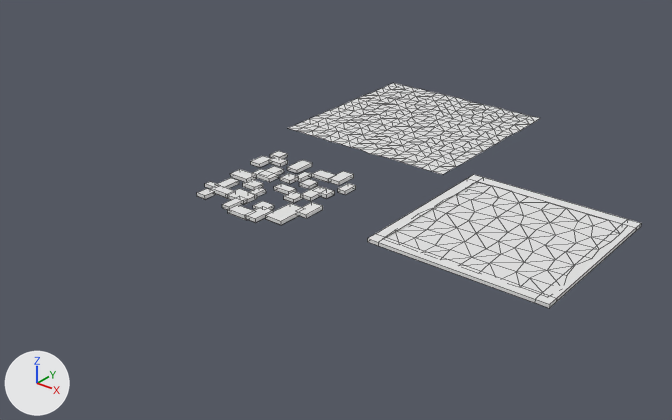
One commit to the Blender file Art/Floor.blend: the scene before it, then after it.
Rendered twice from a camera (50 mm lens) standing at (84.1, -92.0, 56.8) and looking at (9.4, 1.4, -1.1). Every picture has the same lights, and +X, +Y and +Z are marked at lower left. Mesh edges are drawn as thin lines.

Names of what the first picture shows: 'Cube', 'Ground1', 'Ground2', 'Ground3'.
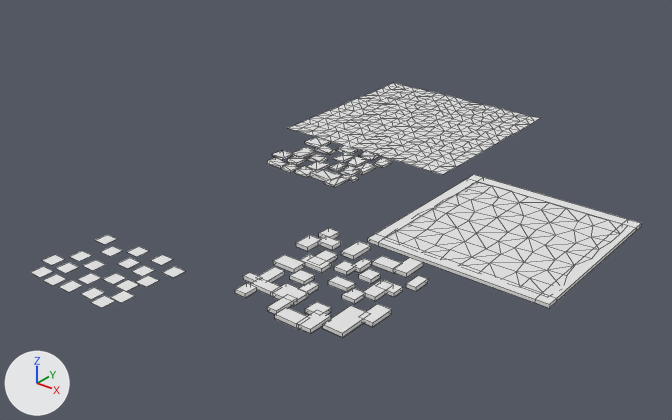
Where the change shows, as pixel boxes (x1, y1, x2, y2) in the pictures (672 x 420 px):
'Ground3', moved
    before: (197, 151, 356, 225)
    after: (235, 228, 428, 337)
'Plane.001', added
    after: (267, 137, 392, 187)
'Plane.040', added
    after: (91, 295, 115, 308)
'Plane.026', added
    after: (111, 290, 134, 303)
'Plane.034', added
    after: (81, 287, 105, 299)
'Plane.041', added
    after: (116, 280, 139, 291)
'Plane.032', added
    after: (59, 280, 83, 292)
'Plane.027', added
    after: (78, 273, 101, 284)
'Plane.039', added
    after: (43, 274, 66, 285)
'Plane.023', added
    after: (103, 273, 126, 284)
'Plane.024', added
    after: (136, 275, 159, 287)
'Plane.033', added
    after: (132, 265, 154, 276)
'Plane.025', added
    after: (162, 266, 185, 277)
'Plane.031', added
    after: (56, 262, 78, 273)
'Plane.038', added
    after: (30, 266, 53, 277)
'Plane.021', added
    after: (117, 258, 140, 269)
'Plane.028', added
    after: (83, 260, 106, 270)
'Plane.022', added
    after: (151, 254, 173, 265)
'Plane.035', added
    after: (69, 251, 92, 261)
'Plane.037', added
    after: (42, 255, 64, 265)
'Plane.030', added
    after: (128, 246, 148, 257)
'Plane.029', added
    after: (101, 246, 123, 256)
'Plane.036', added
    after: (96, 235, 116, 244)

What changed in the scene script:
```text
Add me_plane_044:
    me_plane_044.from_pydata(...)  # 168 vertices, 249 faces; spans x -6.12..2.48, y -1.5..8.37, z 0.0..0.56
Add me_plane_043:
    me_plane_043.from_pydata([(-1.0, -1.0, 0.0), (1.0, -1.0, 0.0), (-1.0, 1.0, 0.0), (1.0, 1.0, 0.0)], [], [(0, 1, 3, 2)])
Change ob_ground3:
    ob_ground3.location: (-8.3, -5.6, -0.1) -> (15.0, -21.7, -0.1)
Add ob_plane_001:
    ob_plane_001 = bpy.data.objects.new('Plane.001', me_plane_044)
    ob_plane_001.location = (2.4, 7.6, 0.0)
    ob_plane_001.scale = (1.88, 1.39, 1.39)
Add ob_plane_041:
    ob_plane_041 = bpy.data.objects.new('Plane.041', me_plane_043)
    ob_plane_041.location = (4.1, -32.1, 0.0)
Add ob_plane_040:
    ob_plane_040 = bpy.data.objects.new('Plane.040', me_plane_043.copy())
    ob_plane_040.location = (4.9, -36.3, 0.0)
Add ob_plane_039:
    ob_plane_039 = bpy.data.objects.new('Plane.039', me_plane_043.copy())
    ob_plane_039.location = (-3.7, -36.7, 0.0)
Add ob_plane_038:
    ob_plane_038 = bpy.data.objects.new('Plane.038', me_plane_043.copy())
    ob_plane_038.location = (-6.6, -36.5, 0.0)
Add ob_plane_037:
    ob_plane_037 = bpy.data.objects.new('Plane.037', me_plane_043.copy())
    ob_plane_037.location = (-8.0, -33.8, 0.0)
Add ob_plane_036:
    ob_plane_036 = bpy.data.objects.new('Plane.036', me_plane_043.copy())
    ob_plane_036.location = (-7.2, -26.1, 0.0)
Add ob_plane_035:
    ob_plane_035 = bpy.data.objects.new('Plane.035', me_plane_043.copy())
    ob_plane_035.location = (-6.2, -31.0, 0.0)
Add ob_plane_034:
    ob_plane_034 = bpy.data.objects.new('Plane.034', me_plane_043.copy())
    ob_plane_034.location = (2.4, -35.8, 0.0)
Add ob_plane_033:
    ob_plane_033 = bpy.data.objects.new('Plane.033', me_plane_043.copy())
    ob_plane_033.location = (2.9, -28.6, 0.0)
Add ob_plane_032:
    ob_plane_032 = bpy.data.objects.new('Plane.032', me_plane_043.copy())
    ob_plane_032.location = (-1.0, -36.4, 0.0)
Add ob_plane_031:
    ob_plane_031 = bpy.data.objects.new('Plane.031', me_plane_043.copy())
    ob_plane_031.location = (-5.0, -33.9, 0.0)
Add ob_plane_030:
    ob_plane_030 = bpy.data.objects.new('Plane.030', me_plane_043.copy())
    ob_plane_030.location = (-1.4, -25.7, 0.0)
Add ob_plane_029:
    ob_plane_029 = bpy.data.objects.new('Plane.029', me_plane_043.copy())
    ob_plane_029.location = (-4.2, -27.7, 0.0)
Add ob_plane_028:
    ob_plane_028 = bpy.data.objects.new('Plane.028', me_plane_043.copy())
    ob_plane_028.location = (-2.9, -31.4, 0.0)
Add ob_plane_027:
    ob_plane_027 = bpy.data.objects.new('Plane.027', me_plane_043.copy())
    ob_plane_027.location = (-0.7, -33.9, 0.0)
Add ob_plane_026:
    ob_plane_026 = bpy.data.objects.new('Plane.026', me_plane_043.copy())
    ob_plane_026.location = (5.8, -34.1, 0.0)
Add ob_plane_025:
    ob_plane_025 = bpy.data.objects.new('Plane.025', me_plane_043.copy())
    ob_plane_025.location = (6.1, -26.4, 0.0)
Add ob_plane_024:
    ob_plane_024 = bpy.data.objects.new('Plane.024', me_plane_043.copy())
    ob_plane_024.location = (5.3, -29.9, 0.0)
Add ob_plane_023:
    ob_plane_023 = bpy.data.objects.new('Plane.023', me_plane_043.copy())
    ob_plane_023.location = (1.7, -32.0, 0.0)
Add ob_plane_022:
    ob_plane_022 = bpy.data.objects.new('Plane.022', me_plane_043.copy())
    ob_plane_022.location = (2.6, -25.2, 0.0)
Add ob_plane_021:
    ob_plane_021 = bpy.data.objects.new('Plane.021', me_plane_043.copy())
    ob_plane_021.location = (0.0, -28.4, 0.0)
```
